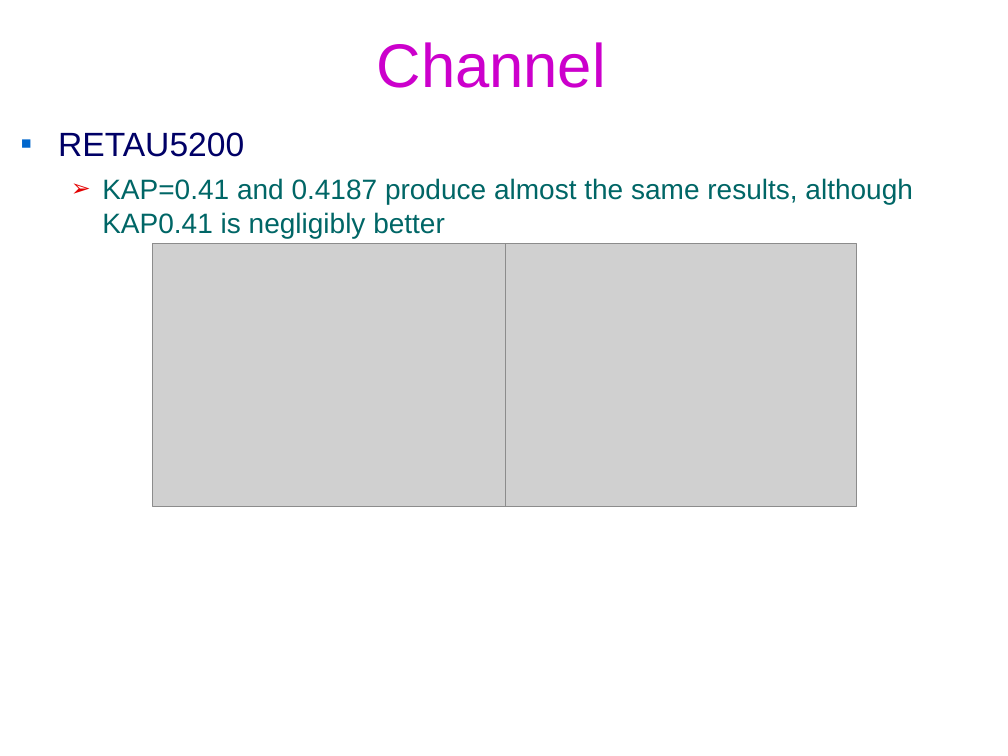
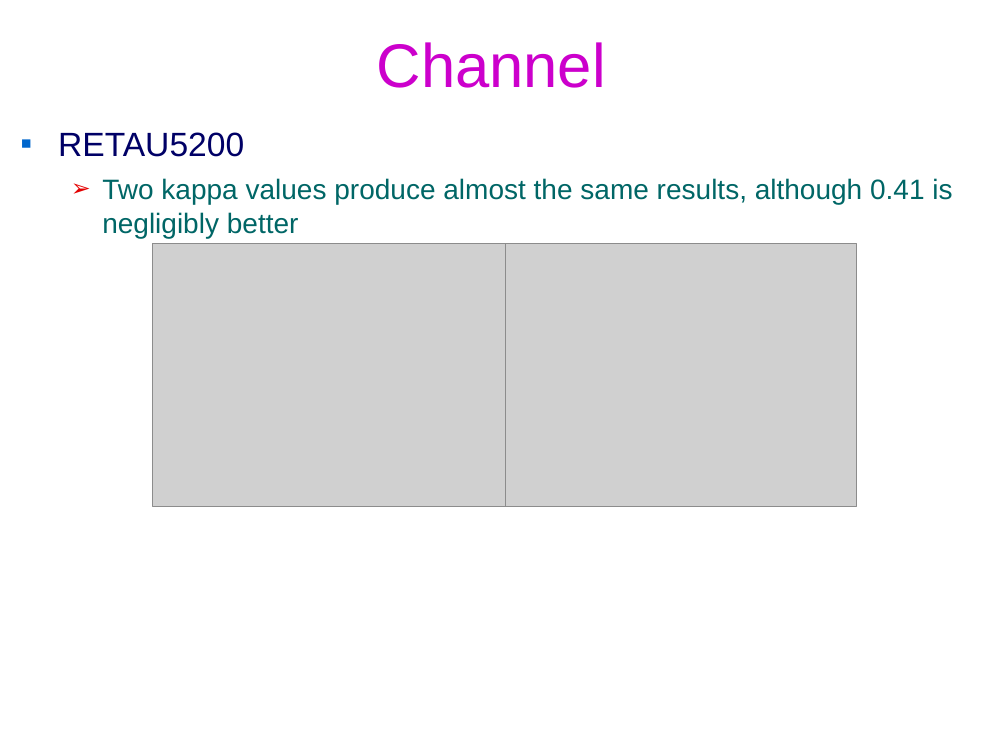
Before and after one commit to federicoVerolini/CaLES, a slide deck: slide 14 of docs/vv.pptx (slide 12 before the commit). Drawn at 1008x756 pixels with LibreOffice and Linux fonts; fonts in the diff are those of the drawing; grey boxes stand for pictures; background and template pictures are left out. Boxes give left, top, right and bottom in pixels: in the first picture for what was removed or moved away, otherwise in the second. Text is boxed around its words. In the diff, an @@ line names an element or a change of style, - is before the commit and + after.

```diff
--- a/docs/vv.pptx
+++ b/docs/vv.pptx
@@ text at box(102, 178, 952, 238): text changed @@
-  ➢ KAP=0.41 and 0.4187 produce almost the same results, although KAP0.41 is negligibly better
+  ➢ Two kappa values produce almost the same results, although 0.41 is negligibly better
```
Also in this commit, not shown: 8 other slides changed, 5 slides added, 4 slides removed, 4 other files.
